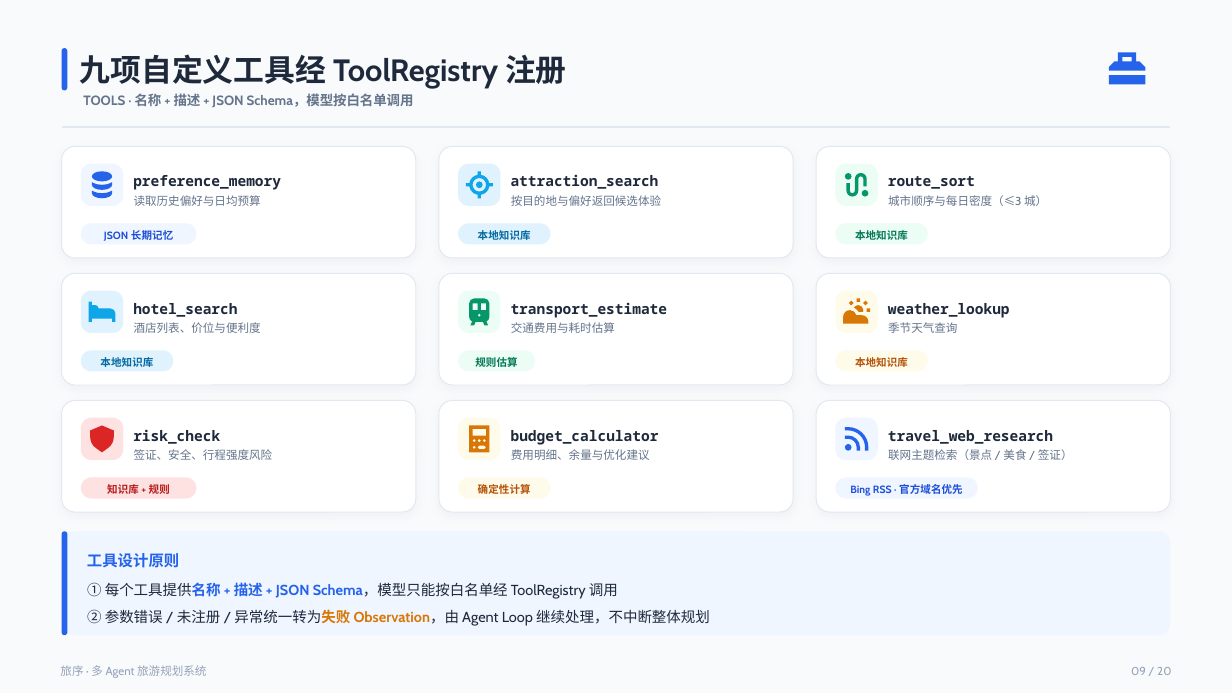
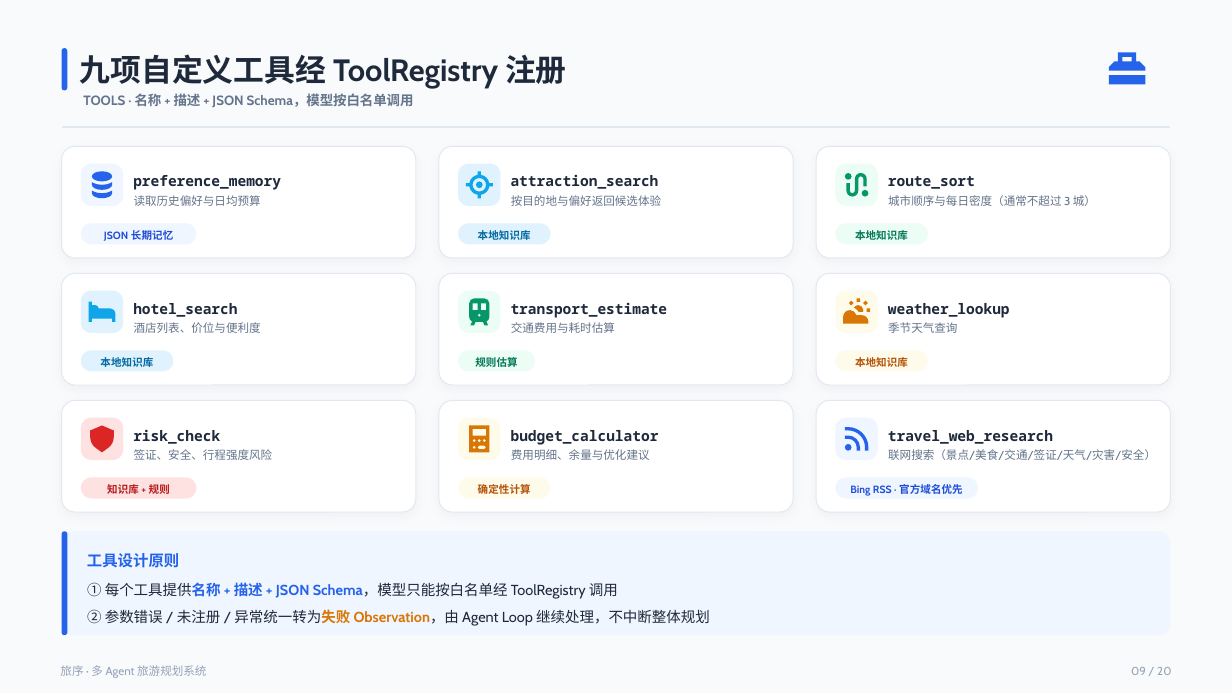
Before and after one commit to traveler703/DotNetAgentDev, a slide deck: slide 9 of docs/答辩演示.pptx. Drawn at 1232x693 pixels with LibreOffice and Linux fonts; fonts in the diff are those of the drawing. Boxes give left, top, right and bottom in pixels: in the first picture for what was removed or moved away, otherwise in the second. Text is boxed around its words. In the diff, an @@ line names an element or a change of style, - is before the commit and + after.

```diff
--- a/docs/答辩演示.pptx
+++ b/docs/答辩演示.pptx
@@ text at <box>888,195,1096,206</box>: text changed @@
-城市顺序与每日密度（≤3 城）
+城市顺序与每日密度（通常不超过 3 城）
@@ text at <box>888,449,1156,460</box>: text changed @@
-联网主题检索（景点 / 美食 / 签证）
+联网搜索（景点/美食/交通/签证/天气/灾害/安全）
```
Also in this commit, not shown: 11 other slides changed.
